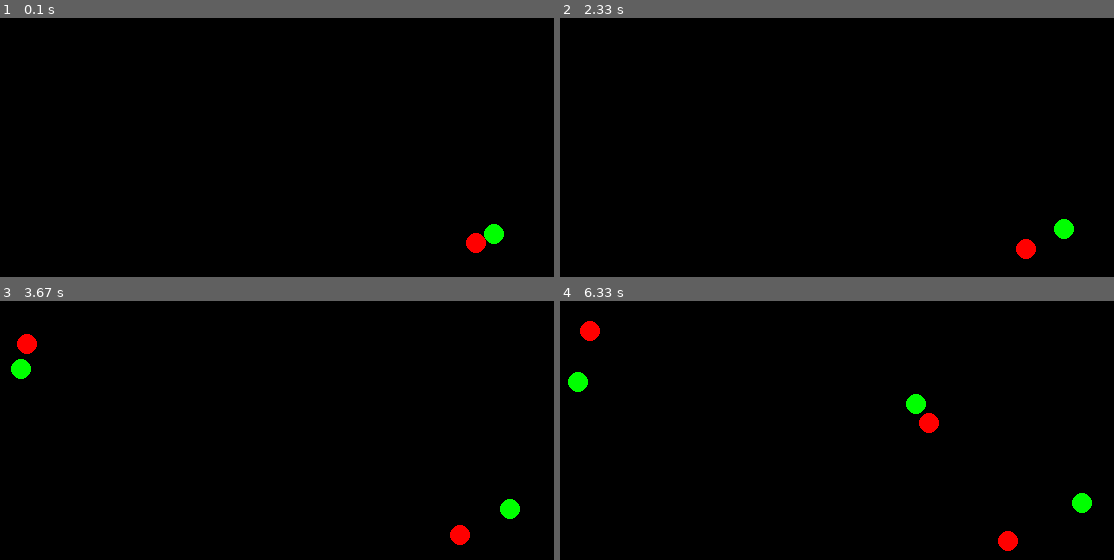
Above: before the commit, frames 1-4 (two rows, left to right).
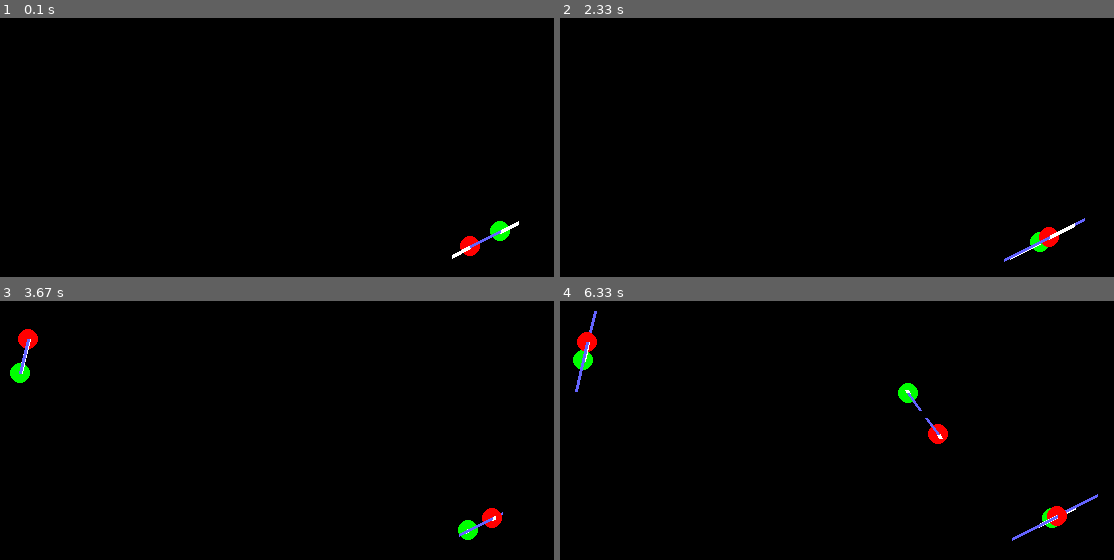
Above: after the commit, the same moments.

Repository: jollescott/hawking-radiation
Game: pygame game, started from src/pygame-simulation/main.py
Same seed, same stepped clock (60 frames per second), same inputs: the game is played once before the commit and once after it.
Inputs:
- Up to frame 1 (0.1 s): no input
- Up to frame 2 (2.33 s): no input
- Up to frame 3 (3.67 s): no input
- Up to frame 4 (6.33 s): no input

The runs differ from the first frame. In frame 1, 0.5% of the frame differs, in the area x 81-94%, y 78-94%; in frame 2, 0.8%; in frame 3, 1.1%; in frame 4, 2.3%, in the area x 1-98%, y 3-97%.

Commit message:
Added particle attraction & drawing vectors

Diff:
--- a/src/pygame-simulation/particle.py
+++ b/src/pygame-simulation/particle.py
@@ -1,20 +1,53 @@
 import numpy as np
 import pygame
+import vector
 
 
 class particle:
     radius = 10
+    force_constant = 10000
 
     def __init__(self, isPositive, position=(0, 0), velocity=(0, 0)):
         self.isPositive = isPositive
 
         self.position = position
         self.velocity = velocity
-        self.force = np.array((0, 0))
+        self.force = (0, 0)
+
+        # array of particles that this particle will react with
+        self.connected_particles = []
 
     def update(self, elapsedTime):
-        self.velocity = np.add(self.velocity, self.force * elapsedTime)
+        # force needs to be reset every update
+        self.force = (0, 0)
+
+        # add force from all concted particles
+        for p in self.connected_particles:
+            self.force = vector.add(self.force, self.__calculate_force(p))
+
+        self.velocity = np.add(self.velocity,
+                               np.array(self.force) * elapsedTime)
         self.position = np.add(self.position, self.velocity * elapsedTime)
+
+    def __calculate_force(self, other_particle):
+        distance = vector.get_distance(self.position, other_particle.position)
+
+        if distance < self.radius * 2:
+            distance = self.radius * 2
+
+        force_strength = self.force_constant / distance
+
+        # invert force if the other particle has the same charge
+        if self.isPositive == other_particle.isPositive:
+            force_strength *= -1
+
+        # vector pointing from this particle to the other particle
+        force_vector = vector.point_from_to(
+            self.position,
+            other_particle.position
+        )
+
+        return vector.change_length(force_vector, force_strength)
 
     def draw(self, surface):
         color = (0, 255, 0) if self.isPositive else (255, 0, 0)
@@ -24,3 +57,20 @@
             np.array(self.position, dtype=int),
             self.radius
         )
+
+        # draw velcity vector
+        pygame.draw.line(
+            surface,
+            (255, 255, 255),
+            self.position,
+            vector.add(self.position, np.array(self.velocity) * 0.3),
+            4
+        )
+        # draw force vector
+        pygame.draw.line(
+            surface,
+            (100, 100, 255),
+            self.position,
+            vector.add(self.position, np.array(self.force) * 0.1),
+            3
+        )
--- a/src/pygame-simulation/universe.py
+++ b/src/pygame-simulation/universe.py
@@ -5,7 +5,7 @@
 
 class universe:
     spawnTime = 3
-    particleStartVel = 5
+    particleStartVel = 100
 
     def __init__(self, size):
         self._size = size
@@ -36,8 +36,13 @@
                                                           particle.radius))
 
         # create particles
-        self.particles.append(particle(True, pos, vel))
-        self.particles.append(particle(False, inv_pos, inv_vel))
+        par = particle(True, pos, vel)
+        inv_par = particle(False, inv_pos, inv_vel)
+
+        par.connected_particles.append(inv_par)
+        inv_par.connected_particles.append(par)
+
+        self.particles.extend([par, inv_par])
 
     def draw(self, surface):
         # draw all particles
--- a/src/pygame-simulation/vector.py
+++ b/src/pygame-simulation/vector.py
@@ -40,3 +40,15 @@
 
 def add(vector1, vector2):
     return (vector1[0] + vector2[0], vector1[1] + vector2[1])
+
+
+def get_distance(vector1, vector2):
+    dx = abs(vector1[0] - vector2[0])
+    dy = abs(vector1[1] - vector2[1])
+    return math.sqrt(math.pow(dx, 2) + math.pow(dy, 2))
+
+
+def point_from_to(vector1, vector2):
+    x = vector2[0] - vector1[0]
+    y = vector2[1] - vector1[1]
+    return (x, y)
